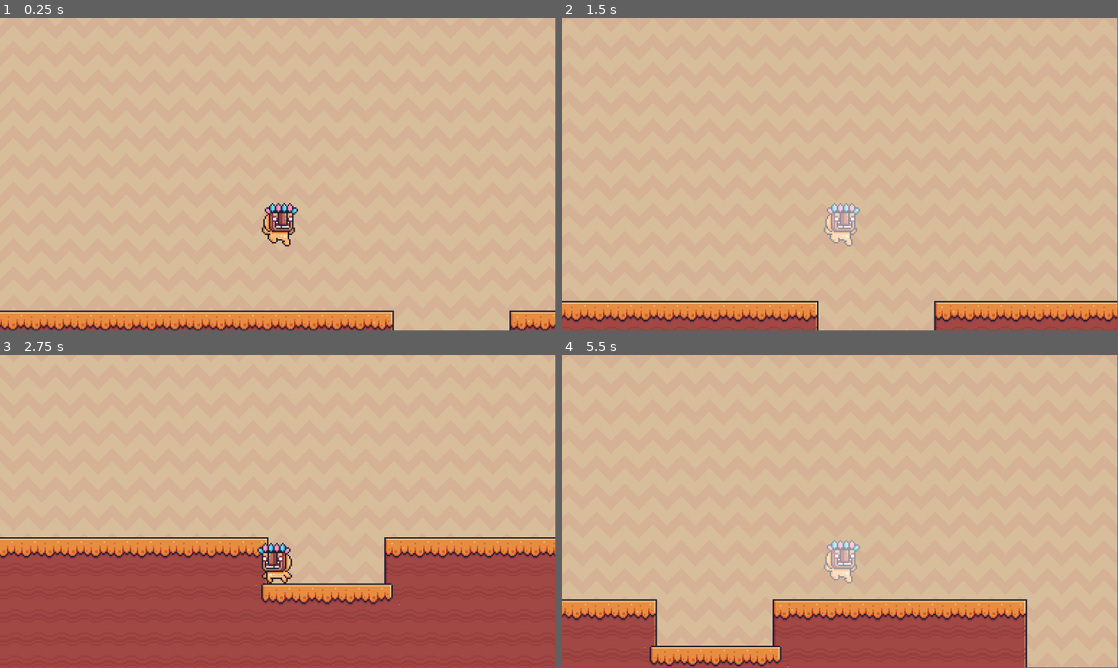
Above: before the commit, frames 1-4 (two rows, left to right).
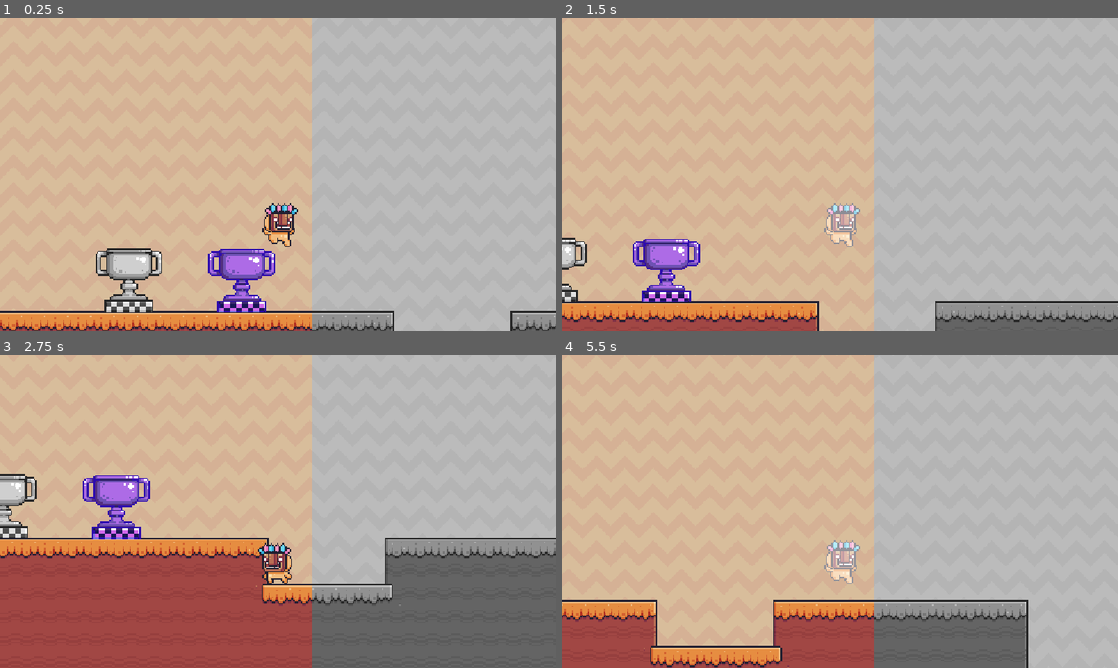
Above: after the commit, the same moments.

Repository: Yolo-Arts/Godot-Shaders-101
Game: Godot game, scene res://scenes/common_techniques.tscn
The game is run twice, just before and just after one commit, with the same random seed, the same clock (stepped at 60 frames per second) and the same inputs. The engine's default icon, where the game draws it, is replaced by a stand-in: a white triangle on a blue panel in a dark square.
Inputs:
- Up to frame 1 (0.25 s): no input
- Up to frame 2 (1.5 s): tap Enter (ui_accept) at 0.5, 0.6, 1.35 s; hold D (move_right) from 0.53 s (still down); tap Space (jump) at 0.77 s
- Up to frame 3 (2.75 s): tap Space (jump) at 1.52 s; release D (move_right) at 2.03 s; hold A (move_left) from 2.03 s (still down); tap Enter (ui_accept) at 2.1 s
- Up to frame 4 (5.5 s): release A (move_left) at 2.78 s; hold D (move_right) 2.78-4.28 s; tap Enter (ui_accept) every 0.75 s from 2.85 to 5.1 s; tap Space (jump) at 3.02, 3.77, 4.52 s; hold A (move_left) 4.28-5.03 s; hold D (move_right) from 5.03 s (still down)
The window is 799x449 before the commit and 800x450 after it. Grey fills any space a smaller window leaves; there, only what the larger window draws over its background counts as a difference.

The runs differ from the first frame. In frame 1, 48% of the frame differs, in the area x 0-100%, y 0-100%; in frame 2, 47%; in frame 3, 47%; in frame 4, 45%.

Commit message:
grayScale, gradientMaps and Filters

Diff:
--- a/project.godot
+++ b/project.godot
@@ -14,6 +14,10 @@
 run/main_scene="uid://cayc38k3ed71x"
 config/features=PackedStringArray("4.5", "Forward Plus")
 config/icon="res://icon.svg"
+
+[display]
+
+window/stretch/mode="canvas_items"
 
 [input]
 
@@ -33,6 +37,11 @@
 "events": [Object(InputEventKey,"resource_local_to_scene":false,"resource_name":"","device":-1,"window_id":0,"alt_press …(191 unchanged characters)…
 ]
 }
+flash={
+"deadzone": 0.2,
+"events": [Object(InputEventKey,"resource_local_to_scene":false,"resource_name":"","device":-1,"window_id":0,"alt_pressed":false,"shift_pressed":false,"ctrl_pressed":false,"meta_pressed":false,"pressed":false,"keycode":0,"physical_keycode":4194309,"key_label":0,"unicode":0,"location":0,"echo":false,"script":null)
+]
+}
 
 [rendering]
 
--- a/scenes/common_techniques.tscn
+++ b/scenes/common_techniques.tscn
@@ -1,10 +1,15 @@
-[gd_scene load_steps=9 format=3 uid="uid://cayc38k3ed71x"]
+[gd_scene load_steps=19 format=3 uid="uid://cayc38k3ed71x"]
 
 [ext_resource type="Script" uid="uid://drl1xkp2lkjqk" path="res://scripts/common_techniques.gd" id="1_0ugy3"]
 [ext_resource type="Texture2D" uid="uid://dw27ks2iy6r18" path="res://assets/other/Terrain (16x16).png" id="2_4ntks"]
 [ext_resource type="Texture2D" uid="uid://c4m2ljq1ynnik" path="res://assets/background/Brown.png" id="2_fxdch"]
 [ext_resource type="PackedScene" uid="uid://dgo1c56emhbdr" path="res://scenes/player.tscn" id="2_ttseq"]
 [ext_resource type="Shader" uid="uid://hrrubsqclqwg" path="res://shaders/scrolling_bg.gdshader" id="2_xth1f"]
+[ext_resource type="Shader" uid="uid://d8vnv7i72l2p" path="res://shaders/grayscale.gdshader" id="6_kak6i"]
+[ext_resource type="Texture2D" uid="uid://b4cgytxlrs4ak" path="res://assets/other/End.png" id="6_mfsxn"]
+[ext_resource type="Shader" uid="uid://btx60agbrq11l" path="res://scenes/gradientMap.gdshader" id="8_jqsh0"]
+[ext_resource type="Shader" uid="uid://b3c5d8jy7alqv" path="res://scenes/screenFilter.gdshader" id="9_ty7i1"]
+[ext_resource type="Texture2D" uid="uid://c0br5842v27mp" path="res://icon.svg" id="10_luoof"]
 
 [sub_resource type="ShaderMaterial" id="ShaderMaterial_mfsxn"]
 shader = ExtResource("2_xth1f")
@@ -171,6 +176,23 @@
 physics_layer_0/collision_layer = 1
 sources/0 = SubResource("TileSetAtlasSource_sehxt")
 
+[sub_resource type="ShaderMaterial" id="ShaderMaterial_jqsh0"]
+shader = ExtResource("6_kak6i")
+
+[sub_resource type="Gradient" id="Gradient_jqsh0"]
+offsets = PackedFloat32Array(0, 0.14285715, 0.29714286, 0.5485714, 0.72, 0.8857143, 1)
+colors = PackedColorArray(0, 0, 1, 1, 0.18039216, 0.043137256, 0.6784314, 1, 0.0871582, 0.0871582, 0.328125, 1, 0.4117647, 0.22352941, 0.5686275, 1, 0.46110535, 0.4477539, 0.875, 1, 0.8392157, 0.4, 0.9254902, 1, 1, 1, 1, 1)
+
+[sub_resource type="GradientTexture2D" id="GradientTexture2D_pqqsy"]
+gradient = SubResource("Gradient_jqsh0")
+
+[sub_resource type="ShaderMaterial" id="ShaderMaterial_pqqsy"]
+shader = ExtResource("8_jqsh0")
+shader_parameter/gradient_texture = SubResource("GradientTexture2D_pqqsy")
+
+[sub_resource type="ShaderMaterial" id="ShaderMaterial_ux0nb"]
+shader = ExtResource("9_ty7i1")
+
 [node name="CommonTechniques" type="Node2D"]
 script = ExtResource("1_0ugy3")
 
@@ -192,3 +214,24 @@
 
 [node name="Player" parent="." instance=ExtResource("2_ttseq")]
 position = Vector2(575, 314)
+
+[node name="Grayscale" type="Sprite2D" parent="."]
+material = SubResource("ShaderMaterial_jqsh0")
+position = Vector2(266, 385)
+scale = Vector2(3, 3)
+texture = ExtResource("6_mfsxn")
+
+[node name="GradientMap" type="Sprite2D" parent="."]
+material = SubResource("ShaderMaterial_pqqsy")
+position = Vector2(500, 386.00003)
+scale = Vector2(3, 3)
+texture = ExtResource("6_mfsxn")
+
+[node name="CanvasLayer2" type="CanvasLayer" parent="."]
+
+[node name="ScreenReader" type="Sprite2D" parent="CanvasLayer2"]
+z_index = 100
+material = SubResource("ShaderMaterial_ux0nb")
+position = Vector2(915, 372)
+scale = Vector2(-4.191735, 9.728727)
+texture = ExtResource("10_luoof")
--- /dev/null
+++ b/scenes/gradientMap.gdshader
@@ -0,0 +1,19 @@
+shader_type canvas_item;
+
+uniform sampler2D gradient_texture;
+
+void fragment() {
+	vec4 original_color = texture(TEXTURE, UV);
+
+	float red = original_color.r;
+	float green = original_color.g;
+	float blue = original_color.b;
+
+	float average = (red + green + blue) / 3.0;
+
+	vec2 sample_coords = vec2(average);
+	vec4 gradient_color = texture(gradient_texture, sample_coords);
+
+	COLOR = vec4(gradient_color.rgb, 1.0);
+	COLOR.a = original_color.a;
+}
--- /dev/null
+++ b/scenes/screenFilter.gdshader
@@ -0,0 +1,18 @@
+shader_type canvas_item;
+
+uniform sampler2D screen_texture: hint_screen_texture;
+
+void fragment() {
+	vec4 screen_color = texture(screen_texture, SCREEN_UV);
+
+	float red = screen_color.r;
+	float green = screen_color.g;
+	float blue = screen_color.b;
+
+	float grayscale = (red + green + blue) / 3.0;
+
+	// to filer by specific colors:
+	// screen_color.rgba = screen_color * vec4(1.0, 0.0, 0.0, 1.0);
+	screen_color.rgb = vec3(grayscale);
+	COLOR = screen_color;
+}
--- a/scripts/player.gd
+++ b/scripts/player.gd
@@ -20,7 +20,7 @@
 	if direction != 0:
 		sprite.flip_h = (direction == -1)
 
-	if Input.is_action_just_pressed("ui_accept"):
+	if Input.is_action_just_pressed("flash"):
 		animation_player.play("hitFlash")
 
 	if direction:
--- /dev/null
+++ b/shaders/grayscale.gdshader
@@ -0,0 +1,15 @@
+shader_type canvas_item;
+
+
+void fragment() {
+	vec4 original_color = texture(TEXTURE, UV);
+
+	float red = original_color.r;
+	float green = original_color.g;
+	float blue = original_color.b;
+
+	float average = (red + green + blue) / 3.0;
+
+	COLOR = vec4(average, average, average, 1.0);
+	COLOR.a = original_color.a;
+}
Not shown, added: scenes/gradientMap.gdshader.uid
Not shown, added: scenes/screenFilter.gdshader.uid
Not shown, added: shaders/grayscale.gdshader.uid
